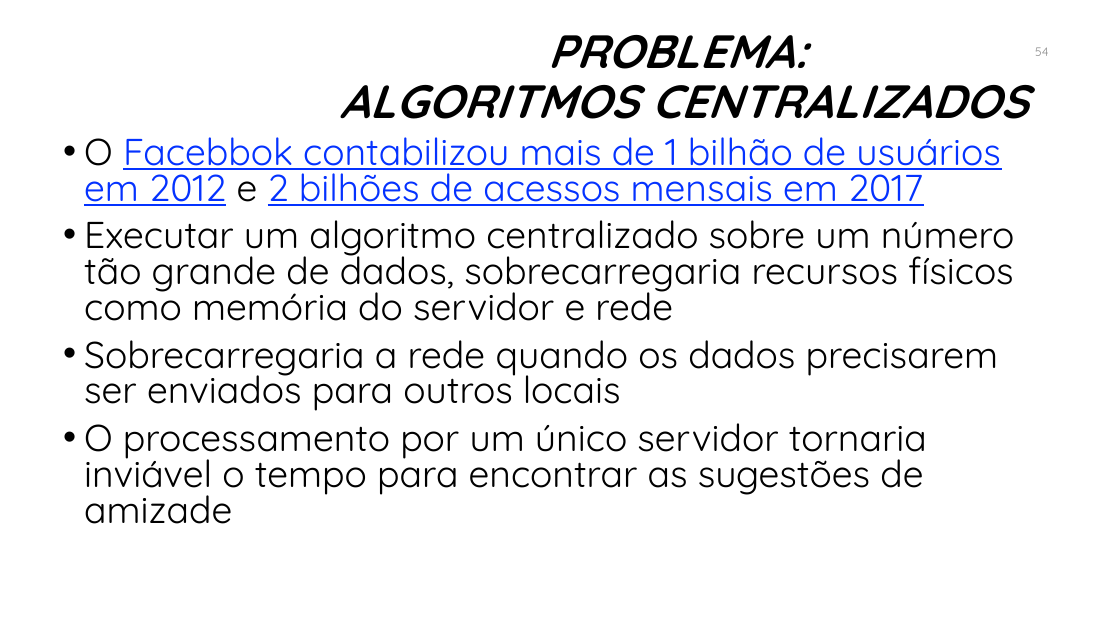
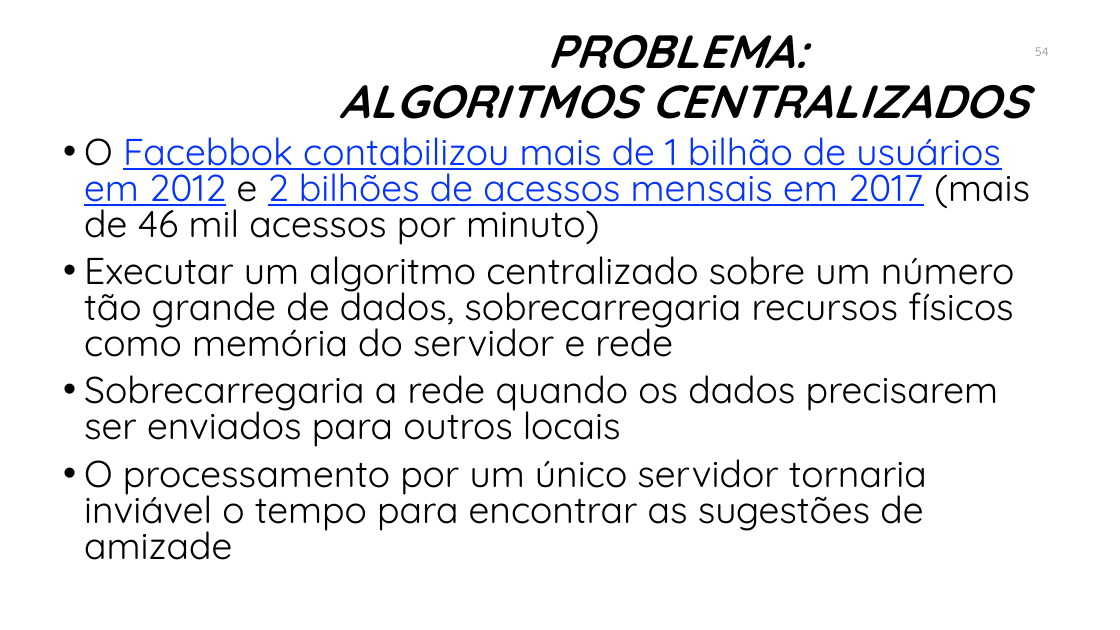
Before and after one commit to manoelcampos/sistemas-distribuidos, a slide deck: slide 54 of introducao-sd.pptx. Drawn at 1120x630 pixels with LibreOffice and Linux fonts; fonts in the diff are those of the drawing; background and template pictures are left out. Boxes give left, top, right and bottom in pixels: in the first picture for what was removed or moved away, otherwise in the second. Text is boxed around its words. In the diff, an @@ line names an element or a change of style, - is before the commit and + after.

```diff
--- a/introducao-sd.pptx
+++ b/introducao-sd.pptx
@@ text at [84, 137, 1030, 245]: text changed @@
-• O Facebbok contabilizou mais de 1 bilhão de usuários em 2012 e 2 bilhões de acessos mensais em 2017
+• O Facebbok contabilizou mais de 1 bilhão de usuários em 2012 e 2 bilhões de acessos mensais em 2017 (mais de 46 mil acessos por minuto)
```
Also in this commit, not shown: 10 other slides changed, 1 slide added, 1 other file.
